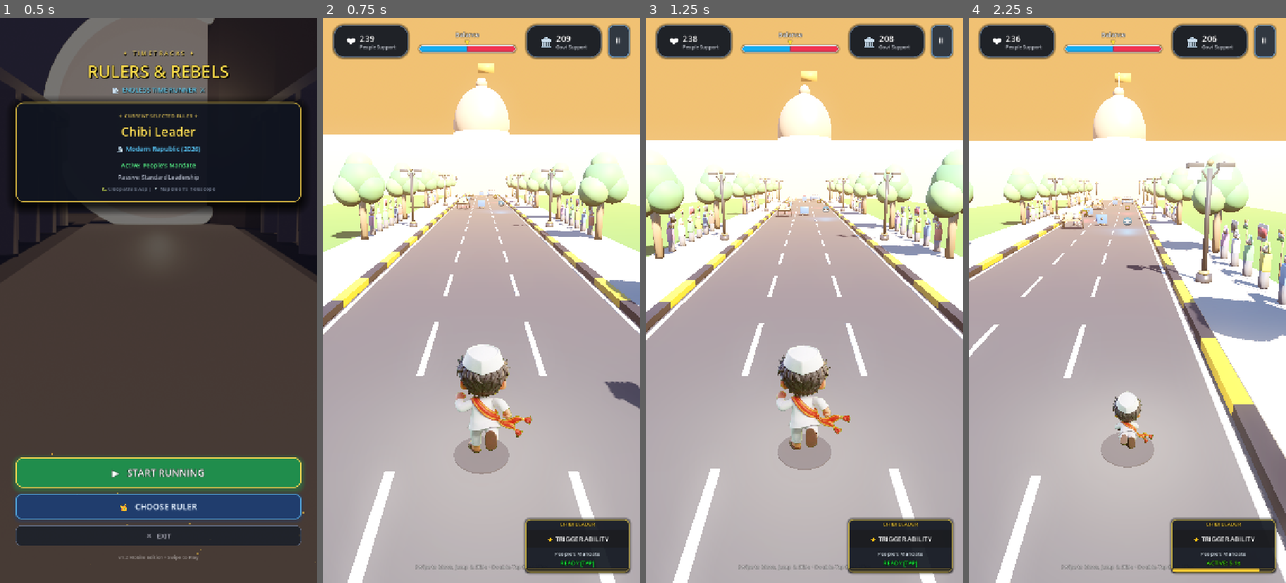
Above: before the commit, frames 1-4 (left to right).
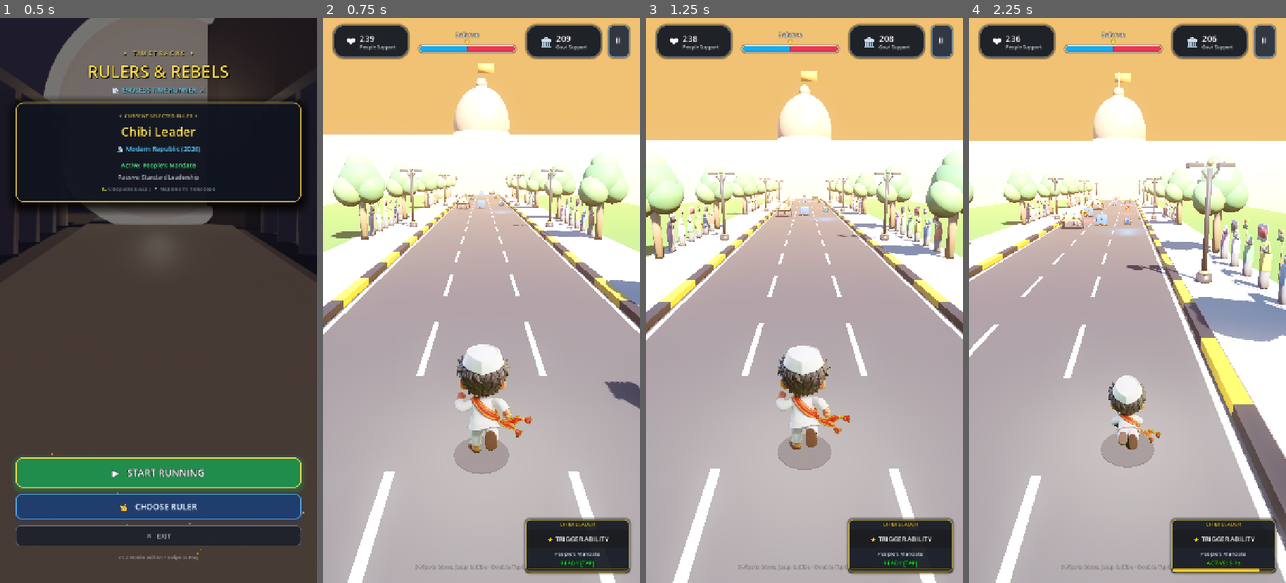
Above: after the commit, the same moments.

Repository: ce-subhash/history_turner
Game: Godot game, scene res://scenes/ui/MainMenu.tscn
The game is run twice, just before and just after one commit, with the same random seed, the same clock (stepped at 60 frames per second) and the same inputs.
Inputs (mouse positions are in pixels of both pictures, inside the frame that each line leads up to):
- Up to frame 1 (0.5 s): no input
- Up to frame 2 (0.75 s): click "▶ START RUNNING" at 0.5 s
- Up to frame 3 (1.25 s): no input
- Up to frame 4 (2.25 s): tap Enter at 1.25 s; move the mouse to (1197, 272) at 1.27 s; hold D 1.28-2 s; tap E at 1.35 s; click (1197, 272) at 1.42 s; tap Space at 1.52 s; drag from (1064, 328) to (1111, 413) at 2.02 s

Frame 1 is identical in both runs. In frame 2, less than 0.1% of the frame differs, in the area x 45-59%, y 29-34%; in frame 3, less than 0.1%; in frame 4, 1.1%, in the area x 35-61%, y 30-77%.

Commit message:
Sprite change

Diff:
--- a/scripts/player/PlayerController.gd
+++ b/scripts/player/PlayerController.gd
@@ -769,8 +769,8 @@
 	if is_sliding:
 		character_sprite.texture = char_data["slide"]
 		var slide_tex_h: float = float(char_data["slide"].get_height())
-		character_sprite.pixel_size = 0.98 / slide_tex_h
-		character_sprite.position.y = 0.48
+		character_sprite.pixel_size = 1.28 / slide_tex_h
+		character_sprite.position.y = 0.61
 		character_sprite.position.x = 0.0
 		character_sprite.rotation_degrees.x = -16.0
 		return
--- a/scripts/world/TrackManager.gd
+++ b/scripts/world/TrackManager.gd
@@ -29,9 +29,11 @@
 const CROWD_SIDEWALK_SCN = preload("res://assets/sprites/props/crowd_sidewalk.glb")
 const PARLIAMENT_DOME_SCN = preload("res://assets/sprites/props/parliament_dome.glb")
 
-# 2D Tokens
+# 2D Tokens & Stylized Props
 const TOKEN_HEART_TEX = preload("res://assets/sprites/props/token_heart.png")
 const TOKEN_TEMPLE_TEX = preload("res://assets/sprites/props/token_temple.png")
+const POLICE_BARRICADE_TEX = preload("res://assets/sprites/props/police_barricade.png")
+const JUMP_RAMP_TEX = preload("res://assets/sprites/props/jump_ramp.png")
 
 # --- Configuration Constants ---
 const CHUNK_LENGTH: float = 30.0
@@ -432,9 +434,10 @@
 	var sprite: Sprite3D = Sprite3D.new()
 	sprite.name = "CollectibleSprite"
 	sprite.billboard = BaseMaterial3D.BILLBOARD_ENABLED
-	sprite.alpha_cut = Sprite3D.ALPHA_CUT_DISCARD
+	sprite.alpha_cut = Sprite3D.ALPHA_CUT_DISABLED
+	sprite.texture_filter = BaseMaterial3D.TEXTURE_FILTER_LINEAR_WITH_MIPMAPS
 	sprite.cast_shadow = GeometryInstance3D.SHADOW_CASTING_SETTING_OFF
-	sprite.pixel_size = 0.85 / 512.0
+	sprite.pixel_size = 0.85 / 1024.0
 
 	var light: OmniLight3D = OmniLight3D.new()
 	light.omni_range = 5.0
@@ -509,20 +512,43 @@
 			return root
 
 		ObstacleCategory.POLICE_BARRICADE:
-			# Blue Steel Police Barricade with Riot Officers
+			# High-Res 3D-Stylized Police Road Barricade with flashing sirens
 			var body: StaticBody3D = StaticBody3D.new()
 			body.name = "Obstacle_PoliceBarricade"
 			body.add_to_group("obstacles")
 
 			var col: CollisionShape3D = CollisionShape3D.new()
 			var box: BoxShape3D = BoxShape3D.new()
-			box.size = Vector3(1.8, 1.4, 0.4)
+			box.size = Vector3(2.0, 1.3, 0.4)
 			col.shape = box
-			col.position = Vector3(0.0, 0.7, 0.0)
+			col.position = Vector3(0.0, 0.65, 0.0)
 			body.add_child(col)
 
-			var visual = POLICE_BARRICADE_SCN.instantiate()
-			body.add_child(visual)
+			var sprite: Sprite3D = Sprite3D.new()
+			sprite.name = "BarricadeSprite"
+			sprite.texture = POLICE_BARRICADE_TEX
+			sprite.centered = true
+			sprite.alpha_cut = Sprite3D.ALPHA_CUT_DISABLED
+			sprite.texture_filter = BaseMaterial3D.TEXTURE_FILTER_LINEAR_WITH_MIPMAPS
+			sprite.pixel_size = 1.75 / 1024.0
+			sprite.position = Vector3(0.0, 0.88, 0.0)
+			body.add_child(sprite)
+
+			# Red and Blue emergency flashing lights
+			var red_siren: OmniLight3D = OmniLight3D.new()
+			red_siren.light_color = Color(1.0, 0.15, 0.15)
+			red_siren.light_energy = 3.2
+			red_siren.omni_range = 4.5
+			red_siren.position = Vector3(-0.45, 1.45, 0.1)
+			body.add_child(red_siren)
+
+			var blue_siren: OmniLight3D = OmniLight3D.new()
+			blue_siren.light_color = Color(0.15, 0.45, 1.0)
+			blue_siren.light_energy = 3.2
+			blue_siren.omni_range = 4.5
+			blue_siren.position = Vector3(0.45, 1.45, 0.1)
+			body.add_child(blue_siren)
+
 			return body
 
 		ObstacleCategory.WOODEN_ROADBLOCK:
@@ -543,7 +569,7 @@
 			return body
 
 		ObstacleCategory.JUMP_RAMP:
-			# Interactive Speed Launch Ramp (Boosts player speed & launches upward)
+			# High-Res Stylized Speed Launch Boost Ramp
 			var body: Node3D = Node3D.new()
 			body.name = "Speed_JumpRamp"
 
@@ -561,8 +587,25 @@
 			col.position = Vector3(0.0, 0.5, 0.0)
 			ramp_area.add_child(col)
 
-			var visual = JUMP_RAMP_SCN.instantiate()
-			body.add_child(visual)
+			var sprite: Sprite3D = Sprite3D.new()
+			sprite.name = "RampSprite"
+			sprite.texture = JUMP_RAMP_TEX
+			sprite.centered = true
+			sprite.alpha_cut = Sprite3D.ALPHA_CUT_DISABLED
+			sprite.texture_filter = BaseMaterial3D.TEXTURE_FILTER_LINEAR_WITH_MIPMAPS
+			sprite.pixel_size = 2.2 / 1024.0
+			sprite.position = Vector3(0.0, 0.78, 0.0)
+			sprite.rotation_degrees = Vector3(-12.0, 0.0, 0.0)
+			body.add_child(sprite)
+
+			# Vibrant Cyan/Gold Nitro Boost Underglow
+			var boost_light: OmniLight3D = OmniLight3D.new()
+			boost_light.light_color = Color(1.0, 0.82, 0.25)
+			boost_light.light_energy = 3.5
+			boost_light.omni_range = 5.5
+			boost_light.position = Vector3(0.0, 0.4, 0.0)
+			body.add_child(boost_light)
+
 			body.add_child(ramp_area)
 			return body
 
Binary file added: assets/sprites/props/jump_ramp.png
Not shown, added: assets/sprites/props/jump_ramp.png.import
Binary file added: assets/sprites/props/police_barricade.png
Not shown, added: assets/sprites/props/police_barricade.png.import
Binary file changed: assets/sprites/props/token_heart.png
Binary file changed: assets/sprites/props/token_temple.png
